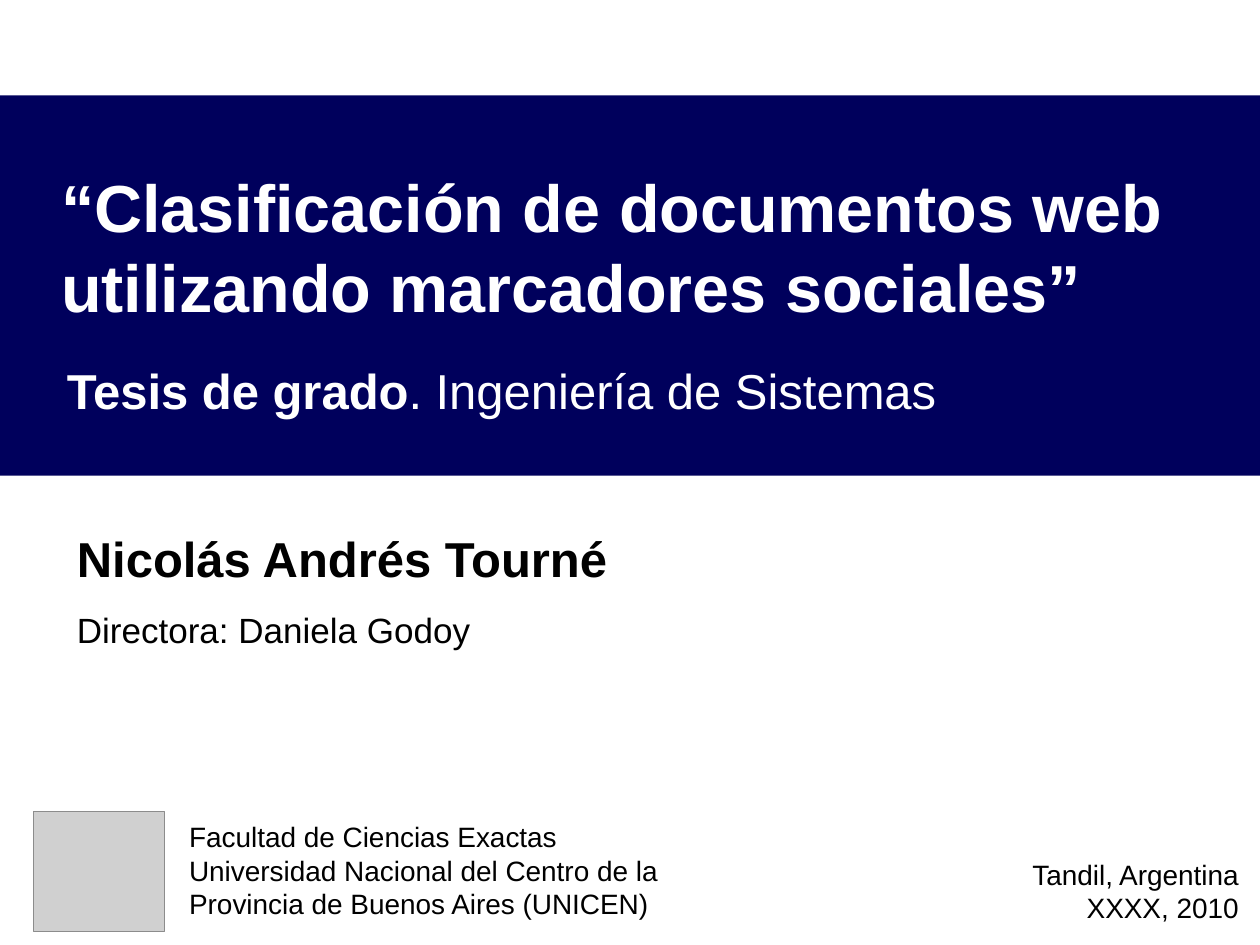
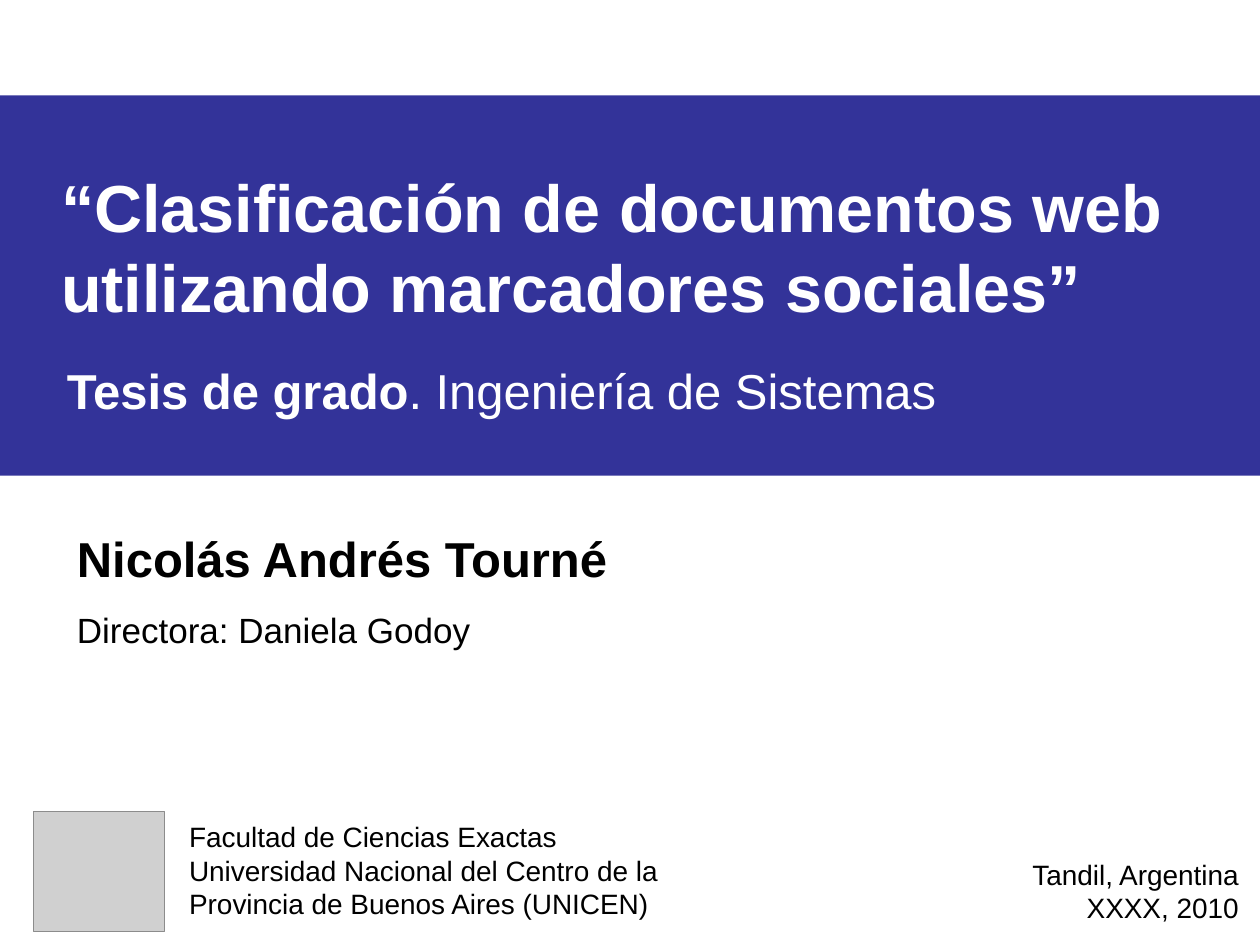
Before and after one commit to ak907kenai/nicotournetesis, a slide deck: slide 1 of docs_trunk/Nicolás Tourné - Presentación Tesis (v1).ppt. Drawn at 1260x945 pixels with LibreOffice and Linux fonts; fonts in the diff are those of the drawing; grey boxes stand for pictures. Boxes give left, top, right and bottom in pixels: in the first picture for what was removed or moved away, otherwise in the second. Text is boxed around its words. In the diff, an @@ line names an element or a change of style, - is before the commit and + after.

```diff
--- a/docs_trunk/Nicolás Tourné - Presentación Tesis (v1).ppt
+++ b/docs_trunk/Nicolás Tourné - Presentación Tesis (v1).ppt
@@ rectangle at bbox=[0, 96, 1260, 476]: fill #00005C to #333399 @@
```
Also in this commit, not shown: 5 other slides changed, 1 slide removed, 1 other file.
